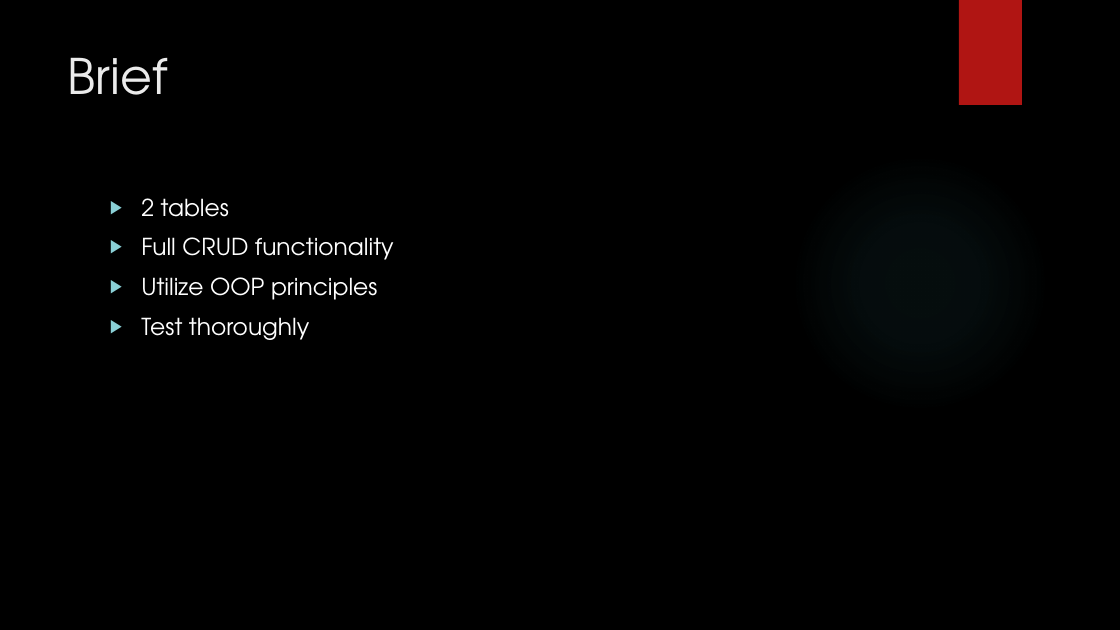
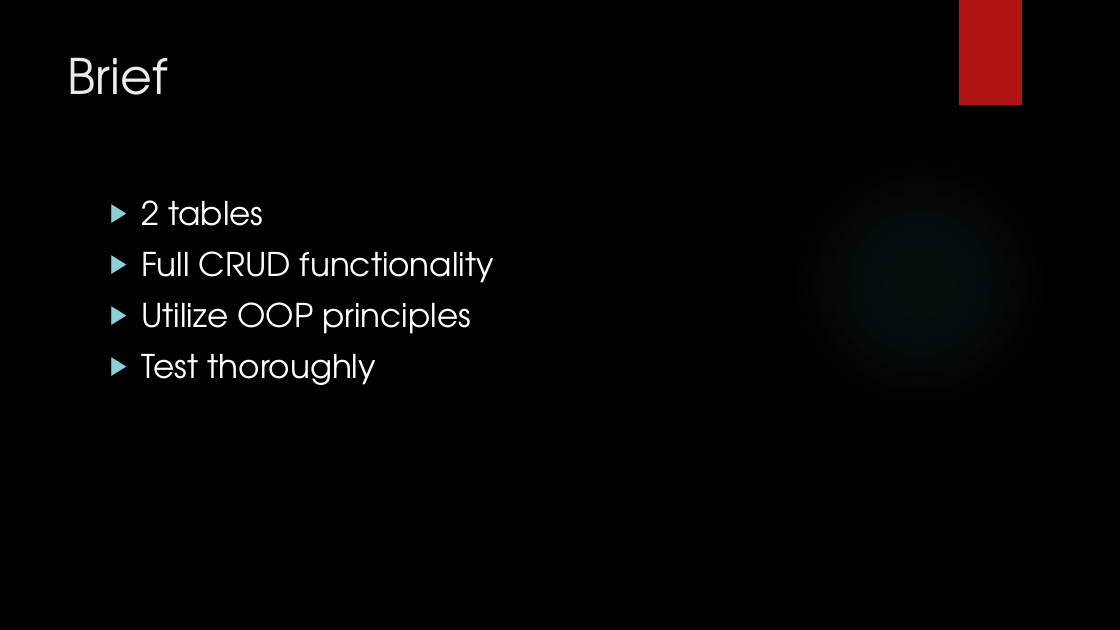
Before and after one commit to ChristopherBurns1996/1337Library, a slide deck: slide 2 of README Images/Solo Project Presentation.pptx. Drawn at 1120x630 pixels with LibreOffice and Linux fonts; fonts in the diff are those of the drawing; background and template pictures are left out. Boxes give left, top, right and bottom in pixels: in the first picture for what was removed or moved away, otherwise in the second. Text is boxed around its words. In the diff, an @@ line names an element or a change of style, - is before the commit and + after.

```diff
--- a/README Images/Solo Project Presentation.pptx
+++ b/README Images/Solo Project Presentation.pptx
@@ text "2 tables" at [141, 200, 494, 385]: size 20 to 28 pt @@
```
Also in this commit, not shown: 9 other slides changed, 4 slides added, 1 slide removed.
